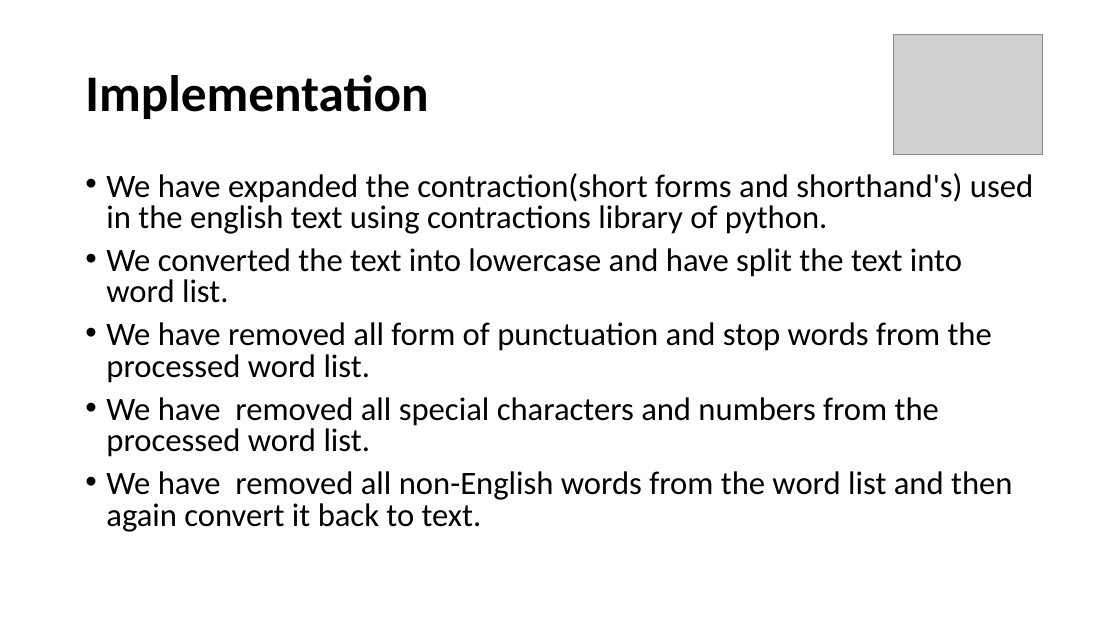
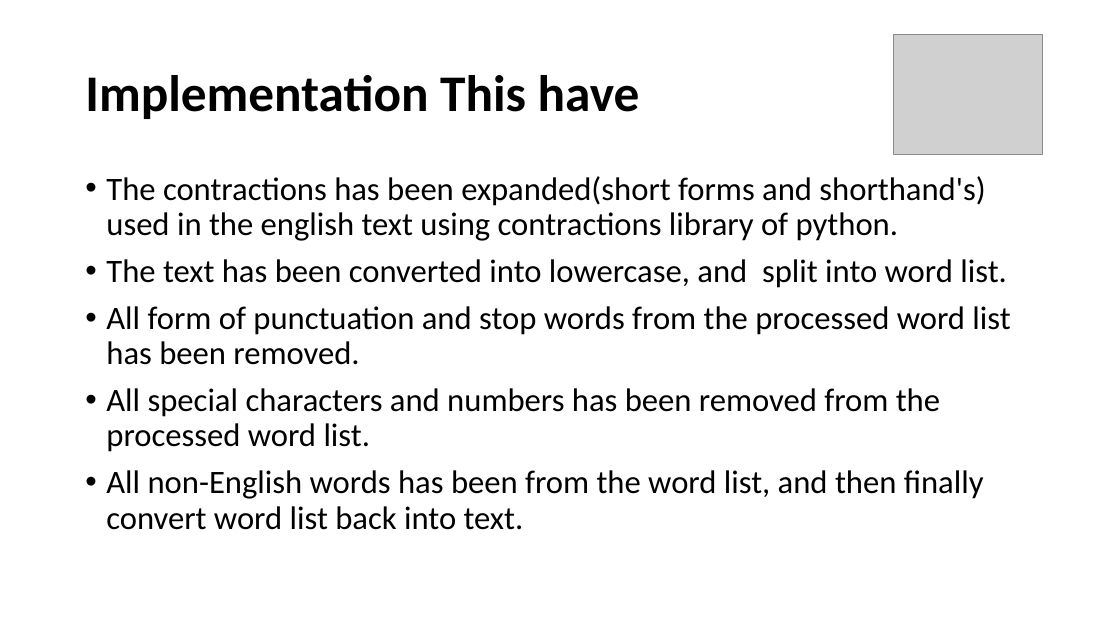
Before and after one commit to satya1013/Fake-News-1, a slide deck: slide 12 of Fake_News_New.pptx (slide 11 before the commit). Drawn at 1120x630 pixels with LibreOffice and Linux fonts; fonts in the diff are those of the drawing; grey boxes stand for pictures. Boxes give left, top, right and bottom in pixels: in the first picture for what was removed or moved away, otherwise in the second. Text is boxed around its words. In the diff, an @@ line names an element or a change of style, - is before the commit and + after.

```diff
--- a/Fake_News_New.pptx
+++ b/Fake_News_New.pptx
@@ title at <box>85,75,640,119</box>: text changed @@
-Implementation
+Implementation This have
@@ text at <box>106,176,1010,530</box>: text changed @@
-• We have expanded the contraction(short forms and shorthand's) used in the english text using contractions library of python.
-• We converted the text into lowercase and have split the text into word list.
-• We have removed all form of punctuation and stop words from the processed word list.
-• We have removed all special characters and numbers from the processed word list.
-• We have removed all non-English words from the word list and then again convert it back to text.
+• The contractions has been expanded(short forms and shorthand's) used in the english text using contractions library of python.
+• The text has been converted into lowercase, and split into word list.
+• All form of punctuation and stop words from the processed word list has been removed.
+• All special characters and numbers has been removed from the processed word list.
+• All non-English words has been from the word list, and then finally convert word list back into text.
```
Also in this commit, not shown: 5 other slides changed, 1 slide added, 15 other files.
